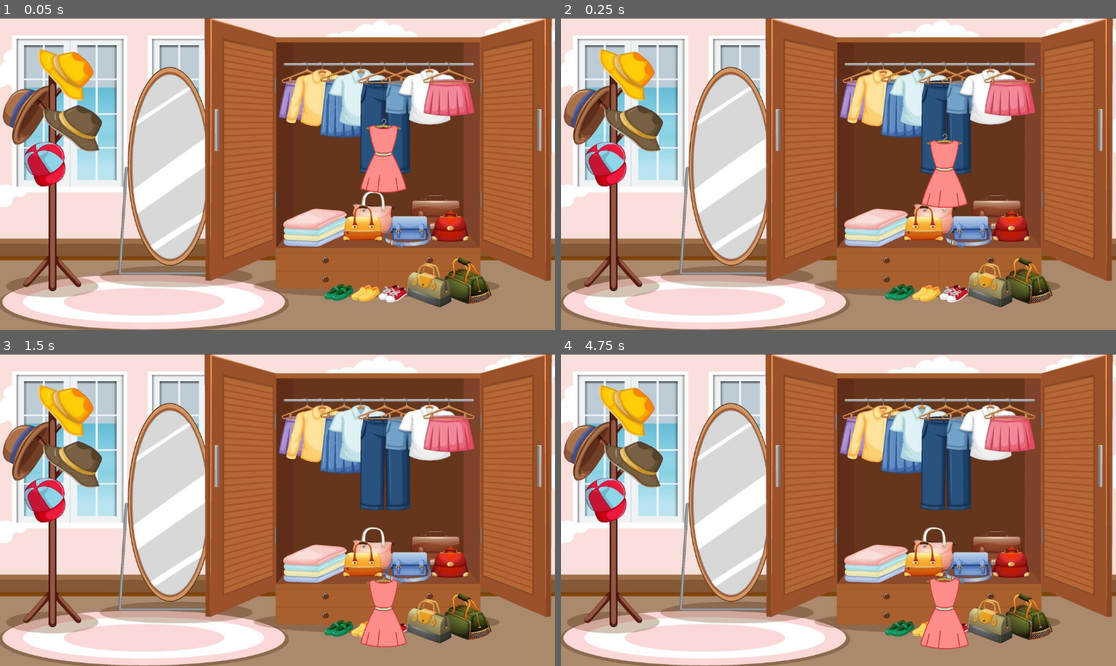
Above: before the commit, frames 1-4 (two rows, left to right).
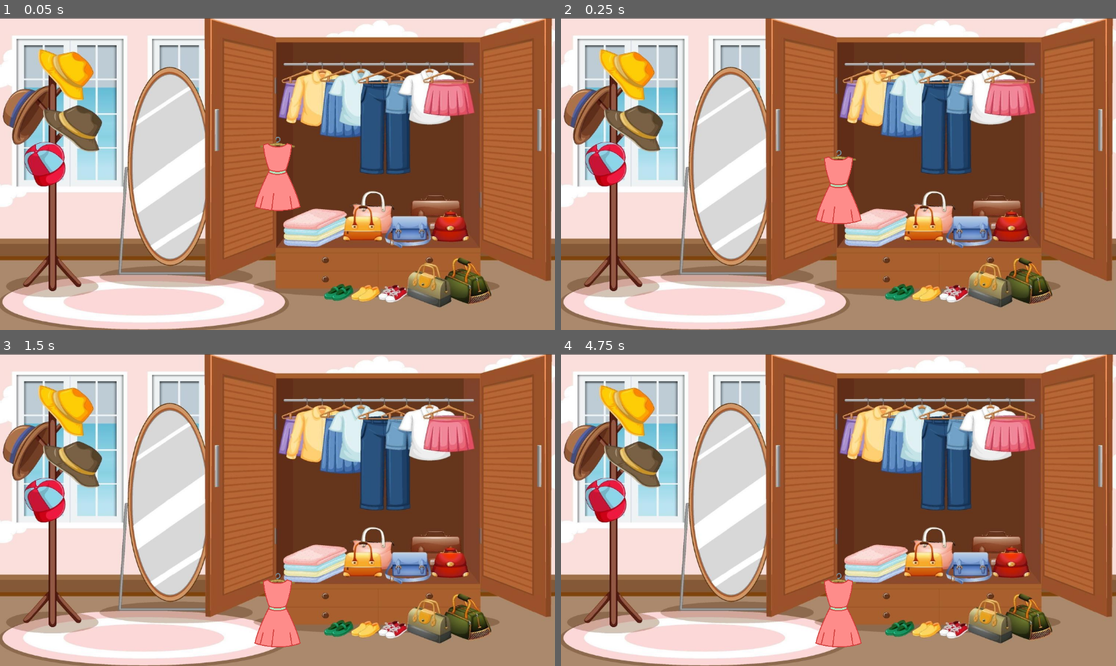
Above: after the commit, the same moments.

Repository: tyler-ross26/Dress-To-Aggress
Game: Godot game, scene res://world.tscn
The game is run twice, just before and just after one commit, with the same random seed, the same clock (stepped at 60 frames per second) and the same inputs.
Inputs (mouse positions are in pixels of both pictures, inside the frame that each line leads up to):
- Up to frame 1 (0.05 s): no input
- Up to frame 2 (0.25 s): no input
- Up to frame 3 (1.5 s): drag from (382, 553) to (333, 441) at 0.52 s; tap Enter at 1.25 s; drag from (166, 525) to (382, 609) at 1.27 s
- Up to frame 4 (4.75 s): tap Space at 2, 3.5 s; move the mouse to (894, 441) at 2.02 s; press the mouse at (894, 441) at 2.03 s; release the mouse at (894, 441) at 2.75 s; tap Enter at 2.75, 4.25 s; drag from (810, 572) to (672, 463) at 2.77 s; move the mouse to (1005, 556) at 3.52 s; press the mouse at (1005, 556) at 3.53 s; release the mouse at (1005, 556) at 4.25 s; drag from (672, 463) to (943, 609) at 4.27 s

The runs differ from the first frame. In frame 1, 2.4% of the frame differs, in the area x 45-74%, y 32-62%; in frame 2, 2.4%; in frame 3, 2.4%; in frame 4, 2.5%, in the area x 45-74%, y 69-95%.

Commit message:
Im stuck again, code is centralized tho

Diff:
--- a/drag_interaction_provider.gd
+++ b/drag_interaction_provider.gd
@@ -1,10 +1,42 @@
 extends Node2D
 
-var last_clicked : String
+var last_clicked
+
+
+var draggable = false
+var is_inside_dropable = false
+var body_ref
+var offset: Vector2
+var initialPos: Vector2
+var collider : CollisionShape2D
 
 func _process(delta):
-		if Input.is_action_just_pressed("click") and (last_clicked == "Area2D" or  last_clicked == "RigidBody2D"):
+	if ( last_clicked is RigidBody2D):
+		if Input.is_action_just_pressed("click"):
+
+			initialPos = last_clicked.global_position
+			offset = get_viewport().get_mouse_position() - last_clicked.global_position
+			global.is_dragging = true
+
 			print("click")
+
+		if Input.is_action_pressed("click"):
+			last_clicked.global_position = get_viewport().get_mouse_position()  - offset
+			#print("follow mouse")
+
+		elif Input.is_action_just_released("click"):
+			print("release")
+			global.is_dragging = false
+			var tween = get_tree().create_tween()
+			if last_clicked.get_child(1).is_inside_dropable:
+				print("in platform")
+				last_clicked.gravity_scale = 0.0
+				tween.tween_property(last_clicked, "position", last_clicked.get_child(1).body_ref.position, 0.2).set_ease(Tween.EASE_OUT)
+
+				#last_clicked.position = last_clicked.get_child(1).body_ref.position
+			else:
+				print("leave")
+				last_clicked.gravity_scale = 1.0
 
 
 
@@ -26,5 +58,5 @@
 			# If any collider was found at this point, print the first one's name
 		if results.size() > 0:
 			var clicked_object = results[0].collider
-			last_clicked = clicked_object.name
-			print(last_clicked)
+			last_clicked = clicked_object
+			print(last_clicked.name)
--- a/object.gd
+++ b/object.gd
@@ -2,10 +2,11 @@
 
 var draggable = false
 var is_inside_dropable = false
-var body_ref
+var body_ref : StaticBody2D
 var offset: Vector2
 var initialPos: Vector2
 var started = false
+var platforms = 0
 
 
 	#
@@ -57,17 +58,16 @@
 
 
 func _on_area_2d_body_entered(body: StaticBody2D):
-	if body.is_in_group('dropable'):
+
+	if (body.is_in_group('dropable') and platforms < 1):
+		platforms += 1
 		is_inside_dropable = true
-		print("here")
 		body.modulate = Color(Color.REBECCA_PURPLE, 1)
 		body_ref = body
 
 
-
-
-
 func _on_area_2d_body_exited(body):
-	if body.is_in_group('dropable') && body_ref == body:
+	if body.is_in_group('dropable') and platforms == 1:
+		platforms -= 1
 		is_inside_dropable = false
 		body.modulate  = Color(Color.MEDIUM_PURPLE, 0.7)
--- a/project.godot
+++ b/project.godot
@@ -26,3 +26,9 @@
 "events": [Object(InputEventMouseButton,"resource_local_to_scene":false,"resource_name":"","device":-1,"window_id":0,"a …(253 unchanged characters)…
 ]
 }
+
+[layer_names]
+
+2d_physics/layer_1="World"
+2d_physics/layer_2="Draging"
+2d_physics/layer_3="Platforms"
--- a/world.tscn
+++ b/world.tscn
@@ -36,7 +36,8 @@
 position = Vector2(360, -162)
 
 [node name="RigidBody2D" type="RigidBody2D" parent="."]
-position = Vector2(220, -160)
+collision_layer = 4
+collision_mask = 4
 
 [node name="CollisionShape2D" type="CollisionShape2D" parent="RigidBody2D"]
 position = Vector2(0, 0.5)
@@ -45,6 +46,8 @@
 [node name="Object" parent="RigidBody2D" instance=ExtResource("2_tlwt5")]
 
 [node name="StaticBody2D" type="StaticBody2D" parent="."]
+collision_layer = 4
+collision_mask = 4
 
 [node name="CollisionShape2D" type="CollisionShape2D" parent="StaticBody2D"]
 position = Vector2(-0.5, 300)
